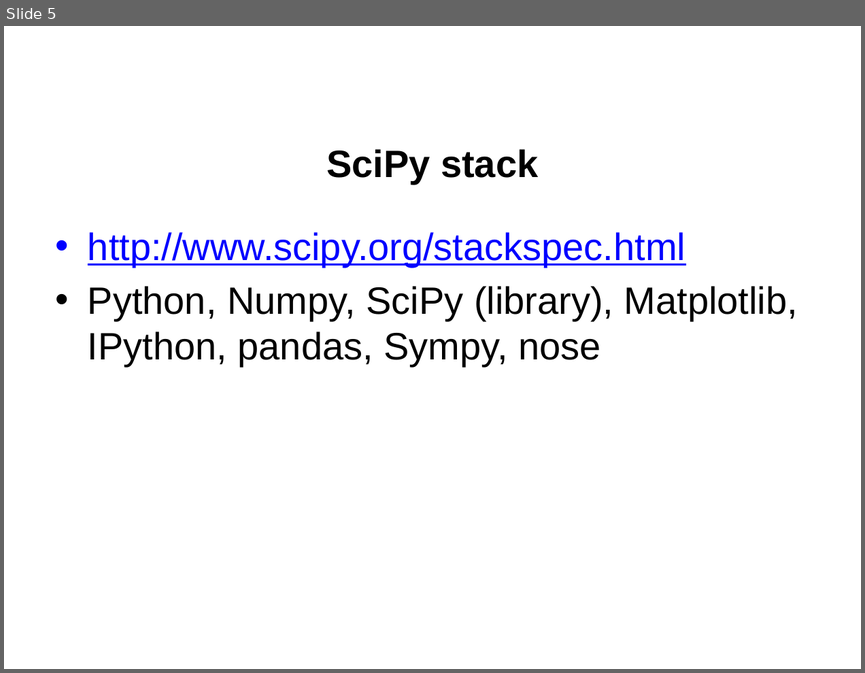
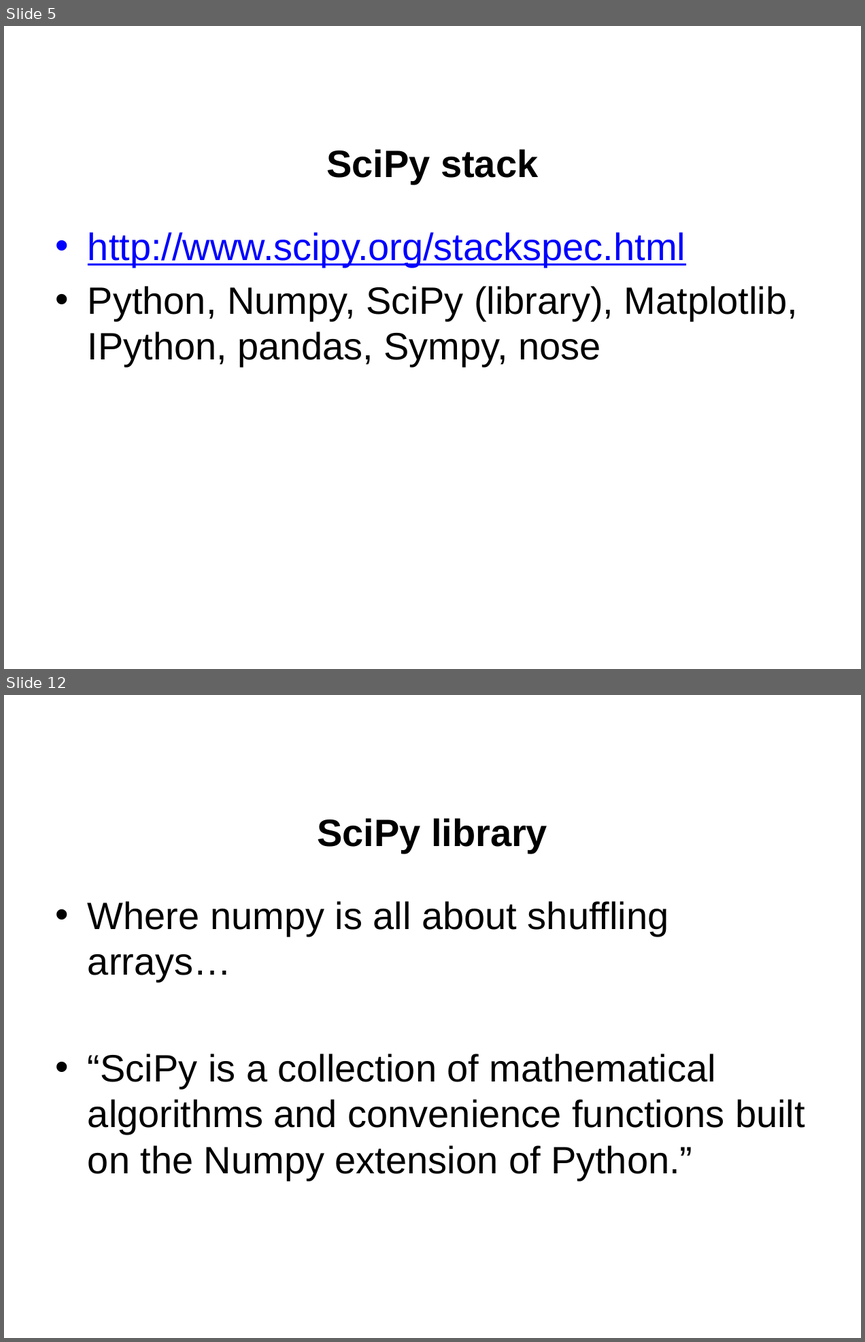
Before and after one commit to jgerity/talks, a slide deck: 2016/computing_workgroup/python_modules/python_scientific_modules.pptx. Shown one above the other, each under a label of ours: slide 5 before the commit, slides 5 and 12 after it; the slides between them are not shown. The pictures are 865x673 and 865x1342 pixels, drawn with LibreOffice and Linux fonts; fonts in the diff are those of the drawing; background and template pictures are left out. Boxes give left, top, right and bottom in pixels: in the first picture for what was removed or moved away, otherwise in the second. Text is boxed around its words. In the diff, an @@ line names an element or a change of style, - is before the commit and + after.

```diff
--- a/2016/computing_workgroup/python_modules/python_scientific_modules.pptx
+++ b/2016/computing_workgroup/python_modules/python_scientific_modules.pptx
@@ slide 12 added at bbox=[4, 695, 861, 1338], background picture (left out) @@
@@ title added at bbox=[317, 818, 547, 853], 32 pt, text #000000, bold @@
+SciPy library
@@ text added at bbox=[88, 901, 805, 1180], 32 pt, text #000000 @@
+• Where numpy is all about shuffling arrays…
+• “SciPy is a collection of mathematical algorithms and convenience functions built on the Numpy extension of Python.”
```
Also in this commit, not shown: 7 slides changed, 10 other slides added, 2 slides removed.
